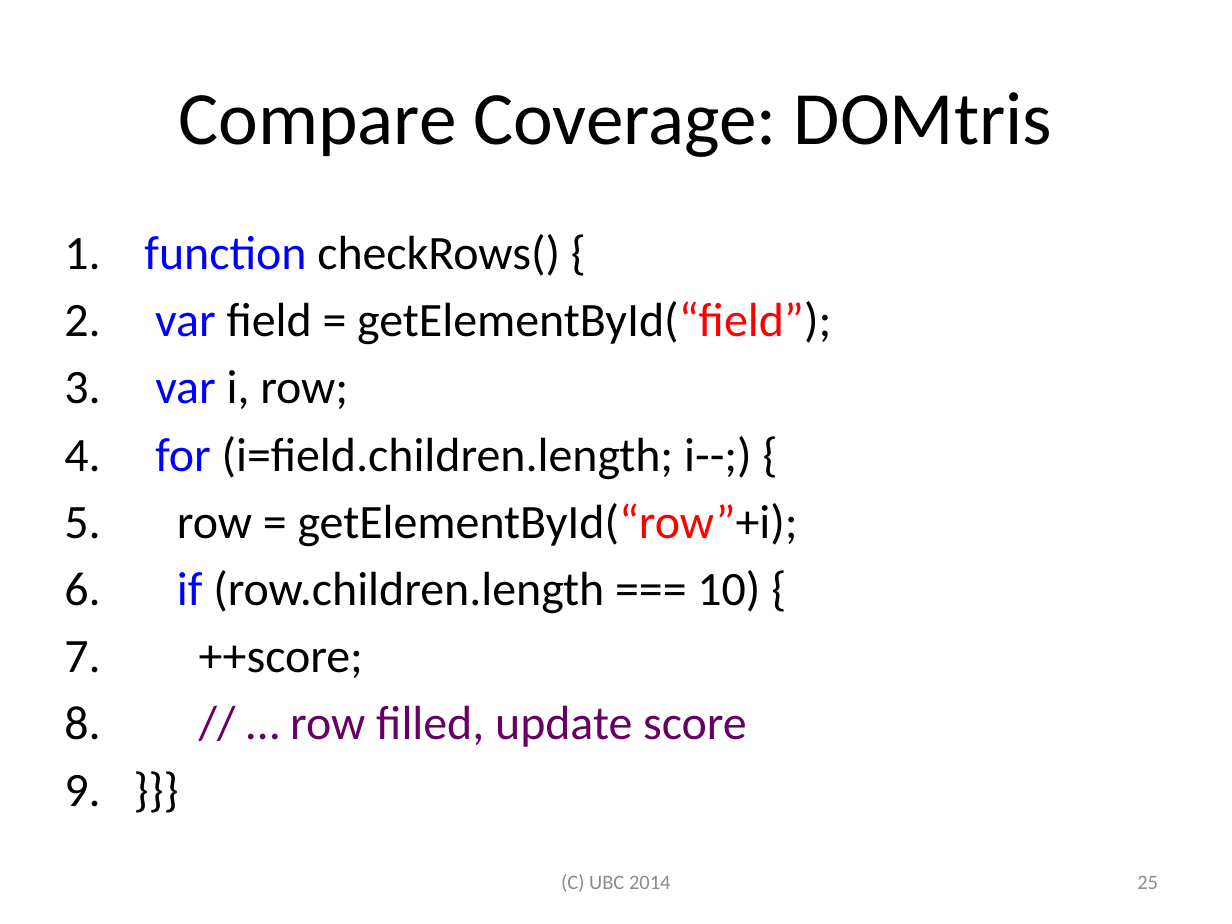
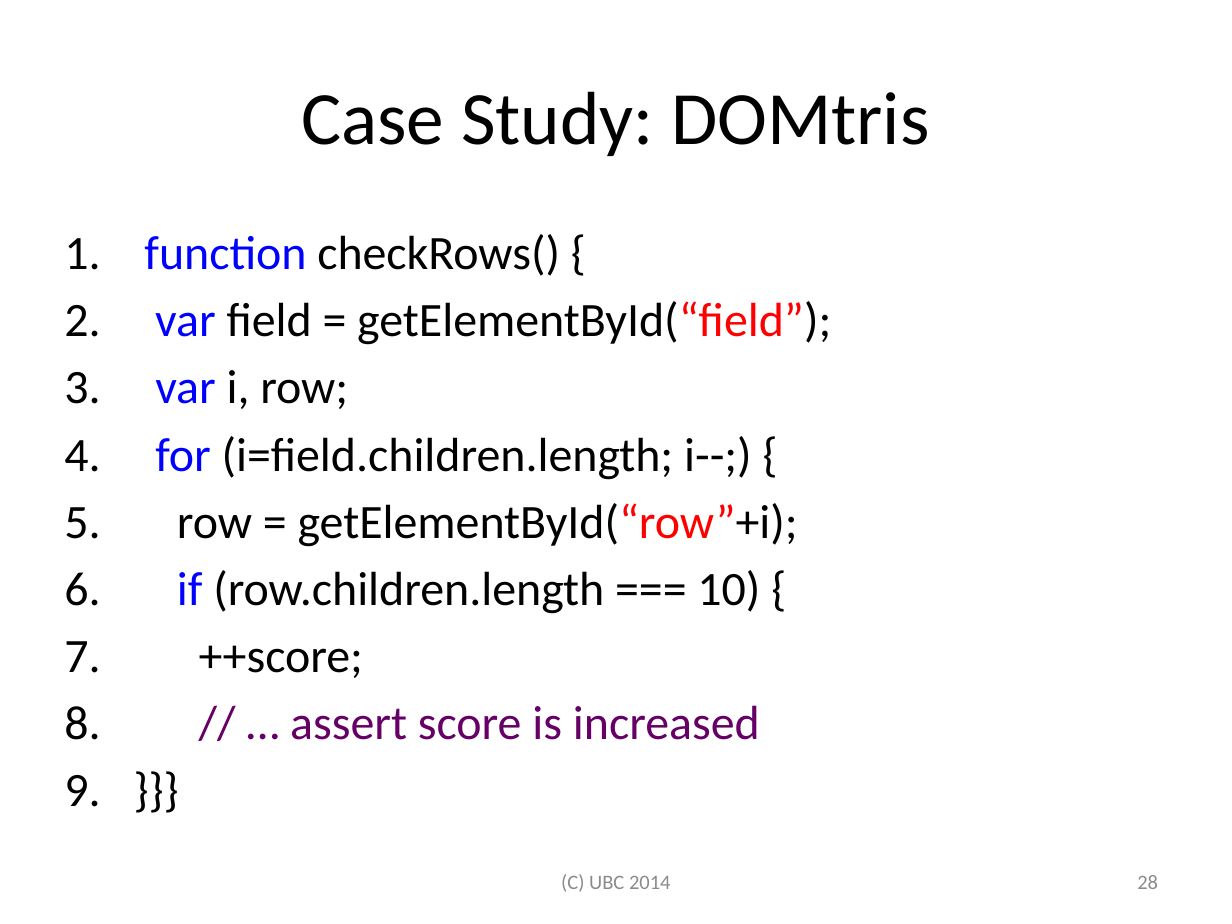
Before and after one commit to jamestklo/ConcolicJS, a slide deck: slide 29 of docs/csRPE-tkloReport.pptx (slide 26 before the commit). Drawn at 1232x924 pixels with LibreOffice and Linux fonts; fonts in the diff are those of the drawing. Boxes give left, top, right and bottom in pixels: in the first picture for what was removed or moved away, otherwise in the second. Text is boxed around its words. In the diff, an @@ line names an element or a change of style, - is before the commit and + after.

```diff
--- a/docs/csRPE-tkloReport.pptx
+++ b/docs/csRPE-tkloReport.pptx
@@ title at (301, 91, 930, 156): text changed @@
-Compare Coverage: DOMtris
+Case Study: DOMtris
@@ text at (290, 705, 760, 740): text changed @@
-8. // … row filled, update score
+8. // … assert score is increased
@@ page number at (1137, 875, 1158, 889): text changed @@
-25
+28
```
Also in this commit, not shown: 30 other slides changed, 4 slides added, 1 slide removed, 7 other files.
